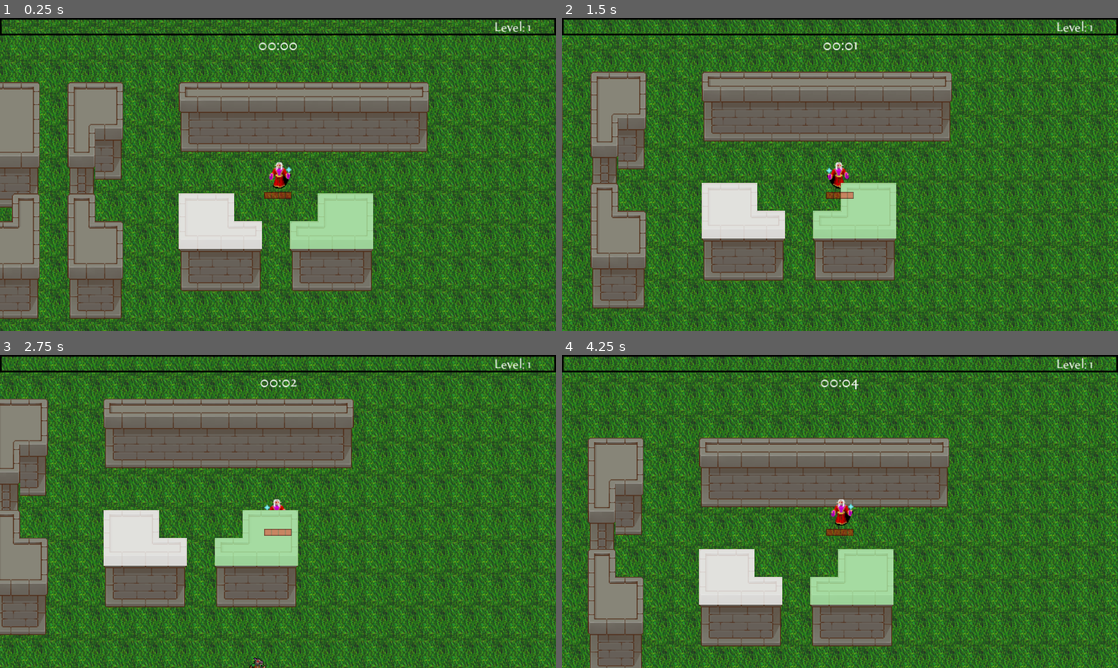
Above: before the commit, frames 1-4 (two rows, left to right).
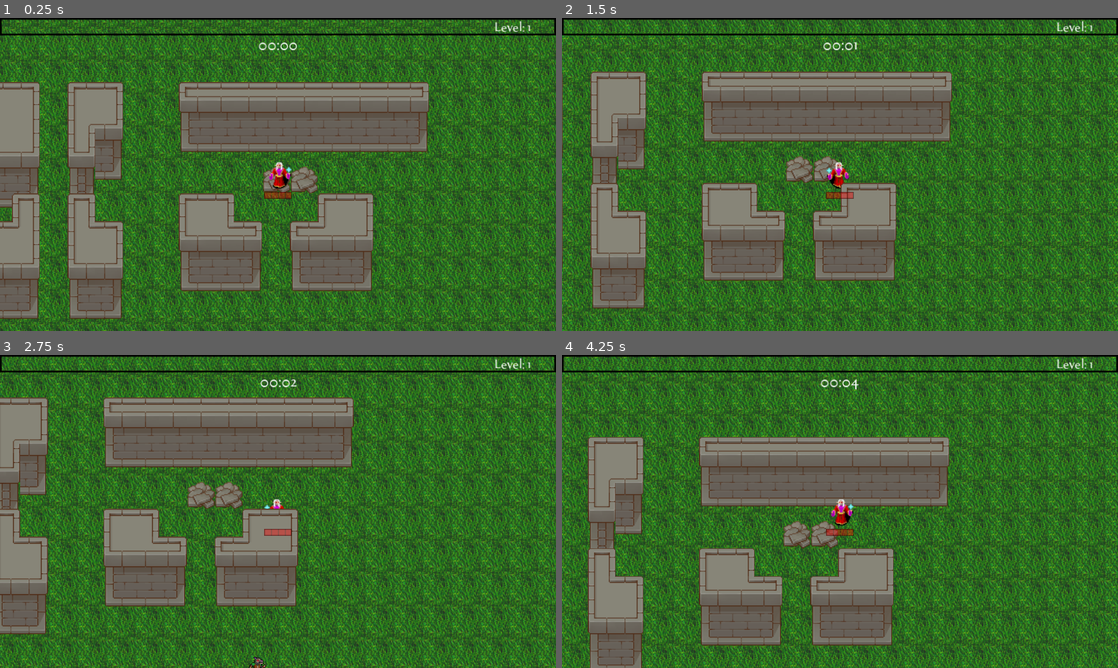
Above: after the commit, the same moments.

Repository: hlalljie/vampire-survivor_castle-defense
Game: Godot game, scene res://World/test_world.tscn
The game is run twice, just before and just after one commit, with the same random seed, the same clock (stepped at 60 frames per second) and the same inputs. Sound files missing from this copy of the repository are replaced by a short silence.
Inputs (mouse positions are in pixels of both pictures, inside the frame that each line leads up to):
- Up to frame 1 (0.25 s): no input
- Up to frame 2 (1.5 s): tap Enter at 0.5 s; move the mouse to (962, 158) at 0.52 s; hold D (right) 0.53-1.28 s; click (962, 158) at 0.6 s; move the mouse to (728, 190) at 1.27 s; hold S (down) from 1.28 s (still down); click (728, 190) at 1.35 s
- Up to frame 3 (2.75 s): move the mouse to (333, 442) at 2.02 s; release S (down) at 2.03 s; hold D (right) from 2.03 s (still down); click (333, 442) at 2.1 s
- Up to frame 4 (4.25 s): move the mouse to (812, 574) at 2.77 s; release D (right) at 2.78 s; hold W (up) 2.78-3.53 s; click (812, 574) at 2.85 s; move the mouse to (1006, 558) at 3.52 s; hold A (left) from 3.53 s (still down); click (1006, 558) at 3.6 s

The runs differ from the first frame. In frame 1, 4.9% of the frame differs, in the area x 32-68%, y 47-74%; in frame 2, 5.0%; in frame 3, 24%, in the area x 0-100%, y 0-100%; in frame 4, 24%.

Commit message:
Finished wall destruction

Diff:
--- a/World/Tilemaps/hurt_group.tscn
+++ b/World/Tilemaps/hurt_group.tscn
@@ -16,8 +16,10 @@
 [node name="HurtGroup" type="TileMapLayer"]
 modulate = Color(1, 1, 1, 0.705882)
 z_index = 1
+position = Vector2(0, 1)
 tile_set = SubResource("TileSet_37d5x")
 script = ExtResource("2_orsnc")
+hp = 25
 
 [node name="StaticBody2D" type="StaticBody2D" parent="."]
 z_as_relative = false
--- a/World/Towns/test_town.tscn
+++ b/World/Towns/test_town.tscn
@@ -457,6 +457,10 @@
 7:11/0/terrains_peering_bit/bottom_right_corner = 0
 7:11/0/terrains_peering_bit/bottom_side = 0
 7:11/0/terrains_peering_bit/top_side = 0
+12:3/next_alternative_id = 2
+12:3/0 = 0
+12:3/0/z_index = -1
+12:3/1 = 1
 
 [sub_resource type="TileSet" id="TileSet_o1s81"]
 tile_size = Vector2i(32, 32)
@@ -470,7 +474,7 @@
 [node name="TestTown" type="Node2D"]
 
 [node name="Walls" type="TileMapLayer" parent="."]
-tile_map_data = PackedByteArray("AAD+/wEAAAADAAQAAAD//wEAAAA …(848 unchanged characters)… EAAcAAAAEAAcAAAAIAAMAAAAEAAYAAAABAAUAAAA=")
+tile_map_data = PackedByteArray("AAD+/wEAAAADAAQAAAD//wEAAAA …(848 unchanged characters)… EAAcAAAAEAAcAAAAIAAMAAAAEAAYAAAABAAUAAAABAP//AAAMAAMAAAACAP//AAAMAAMAAAA=")
 tile_set = SubResource("TileSet_o1s81")
 
 [node name="HurtGroup" parent="Walls" instance=ExtResource("2_v1y5e")]
@@ -481,4 +485,42 @@
 self_modulate = Color(0.833984, 1, 0.834633, 1)
 tile_map_data = PackedByteArray("AAACAAEAAQAAAAAAAAADAAEAAQAAAAAAAAAEAAEAAQAAAAAAAAAEAAAAAQAAAAAAAAADAAAAAQAAAAAAAAA=")
 
-[editable path="Walls/HurtGroup2"]
+[node name="HurtGroup3" parent="Walls" instance=ExtResource("2_v1y5e")]
+self_modulate = Color(0.682434, 0.664062, 1, 1)
+tile_map_data = PackedByteArray("AAAEAAYAAQAAAAAAAAAEAAcAAQAAAAAAAAADAAcAAQAAAAAAAAACAAcAAQAAAAAAAAABAAcAAQAAAAAAAAA=")
+
+[node name="HurtGroup4" parent="Walls" instance=ExtResource("2_v1y5e")]
+self_modulate = Color(0.998047, 0.664715, 0.801433, 1)
+tile_map_data = PackedByteArray("AAD//wcAAQAAAAAAAAD+/wcAAQAAAAAAAAD9/wcAAQAAAAAAAAD8/wcAAQAAAAAAAAAAAAcAAQAAAAAAAAA=")
+
+[node name="HurtGroup5" parent="Walls" instance=ExtResource("2_v1y5e")]
+self_modulate = Color(0.992188, 0.771225, 0.585236, 1)
+tile_map_data = PackedByteArray("AAD4/wcAAQAAAAAAAAD3/wcAAQAAAAAAAAD2/wcAAQAAAAAAAAD5/wcAAQAAAAAAAAD6/wcAAQAAAAAAAAD7/wcAAQAAAAAAAAA=")
+
+[node name="HurtGroup6" parent="Walls" instance=ExtResource("2_v1y5e")]
+self_modulate = Color(0.585236, 0.992188, 0.710818, 1)
+tile_map_data = PackedByteArray("AAD6/wAAAQAAAAAAAAD6/wEAAQAAAAAAAAD6/wIAAQAAAAAAAAD7/wIAAQAAAAAAAAD7/wEAAQAAAAAAAAA=")
+
+[node name="HurtGroup7" parent="Walls" instance=ExtResource("2_v1y5e")]
+self_modulate = Color(0.588415, 0.585236, 0.992188, 1)
+tile_map_data = PackedByteArray("AAD3/wEAAQAAAAAAAAD3/wIAAQAAAAAAAAD4/wIAAQAAAAAAAAD4/wEAAQAAAAAAAAD4/wAAAQAAAAAAAAA=")
+
+[node name="HurtGroup8" parent="Walls" instance=ExtResource("2_v1y5e")]
+self_modulate = Color(0.974609, 0.872436, 0.687176, 1)
+tile_map_data = PackedByteArray("AAD3//3/AQAAAAAAAAD3//7/AQAAAAAAAAD2//7/AQAAAAAAAAA=")
+
+[node name="HurtGroup9" parent="Walls" instance=ExtResource("2_v1y5e")]
+self_modulate = Color(0.974609, 0.687176, 0.778122, 1)
+tile_map_data = PackedByteArray("AAD3//z/AQAAAAAAAAD4//z/AQAAAAAAAAD4//3/AQAAAAAAAAD4//7/AQAAAAAAAAA=")
+
+[node name="HurtGroup10" parent="Walls" instance=ExtResource("2_v1y5e")]
+self_modulate = Color(0.939453, 0.939453, 0.939453, 1)
+tile_map_data = PackedByteArray("AAD6//7/AQAAAAAAAAD6//3/AQAAAAAAAAD6//z/AQAAAAAAAAD7//z/AQAAAAAAAAD7//3/AQAAAAAAAAA=")
+
+[node name="HurtGroup11" parent="Walls" instance=ExtResource("2_v1y5e")]
+self_modulate = Color(0.949219, 0.925349, 0.567307, 1)
+tile_map_data = PackedByteArray("AAD+//z/AQAAAAAAAAD///z/AQAAAAAAAAAAAPz/AQAAAAAAAAABAPz/AQAAAAAAAAACAPz/AQAAAAAAAAA=")
+
+[node name="HurtGroup12" parent="Walls" instance=ExtResource("2_v1y5e")]
+self_modulate = Color(0.949219, 0.629964, 0.567307, 1)
+tile_map_data = PackedByteArray("AAADAPz/AQAAAAAAAAAEAPz/AQAAAAAAAAAFAPz/AQAAAAAAAAAGAPz/AQAAAAAAAAA=")
--- a/hurt_group.gd
+++ b/hurt_group.gd
@@ -2,8 +2,10 @@
 
 @onready var parent_layer: TileMapLayer = get_parent()
 @onready var hurt_collision_polygon: CollisionPolygon2D = $HurtPolygon/CollisionPolygon2D
+@onready var hurt_polygon_timer: Timer = $HurtPolygon/DisableTimer
 @onready var static_collision_body: StaticBody2D = $StaticBody2D
 @onready var static_collision_polygon: CollisionPolygon2D = $StaticBody2D/CollisionPolygon2D
+@onready var cell_coordinates: Array[Vector2i] = get_used_cells()
 
 @export var hp = 100
 
@@ -11,13 +13,13 @@
 	create_combined_collision_polygon()
 	# turn off collisions on parent
 	parent_layer.collision_enabled = false
-	#visible = false
+	visible = false
 
 func create_combined_collision_polygon() -> void:
 	# create an empty polygon to merge with all parent polygons
 	var new_collision_polygon_points: PackedVector2Array = PackedVector2Array()
 
-	for cell in get_used_cells():
+	for cell in cell_coordinates:
 
 		# apply coordinates to parent tile data's collision polygon
 		var parent_poly: PackedVector2Array = get_cell_collision_polygon(cell)
@@ -25,7 +27,6 @@
 		# merge the transformed polygon with the new collision polygon
 		new_collision_polygon_points = Geometry2D.merge_polygons(new_collision_polygon_points, parent_poly)[0]
 
-	print(new_collision_polygon_points)
 	# set collision polygons for hurtgroup to our new combined collision polygon
 	hurt_collision_polygon.set_polygon(new_collision_polygon_points)
 	static_collision_polygon.set_polygon(new_collision_polygon_points)
@@ -55,9 +56,21 @@
 
 func _on_hurt_polygon_hurt(damage: int, _angle: Vector2, _knockback: int) -> void:
 	hp -= damage
-	print("Hurt Group hit for %d damage. HP left: %d" % [damage, hp])
+	#print("Hurt Group hit for %d damage. HP left: %d" % [damage, hp])
 	if hp <= 0:
 		destroy_group()
 
 func destroy_group() -> void:
 	print("Hurt Group destroyed")
+
+	# Turn off collisions
+	# stop disable timer on hurtbox to prevent it from re-enabling the hurt polygon
+	hurt_polygon_timer.stop()
+	# disable hurt timer
+	hurt_collision_polygon.set_deferred("disabled", true)
+	# disable collision body
+	static_collision_polygon.set_deferred("disabled", true)
+
+	# switch the sprite for every item in the group and show below everything but the floor
+	for cell in cell_coordinates:
+		parent_layer.set_cell(cell, parent_layer.tile_set.get_source_id(0), Vector2i(12, 3))
Binary file changed: Textures/World/stone_wall_set.png
